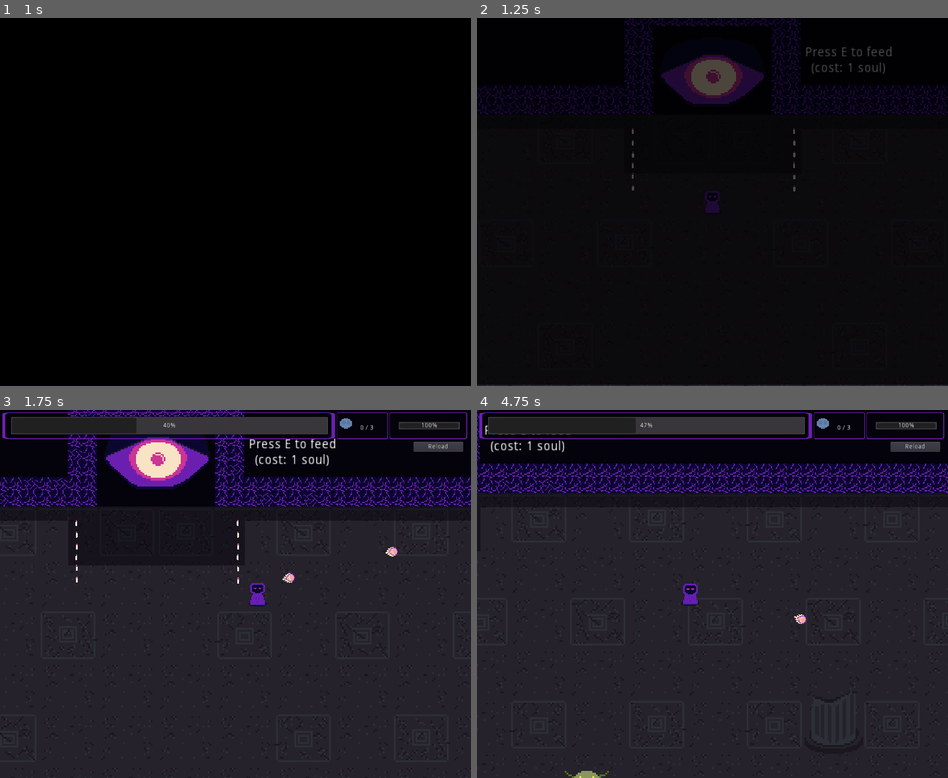
Above: before the commit, frames 1-4 (two rows, left to right).
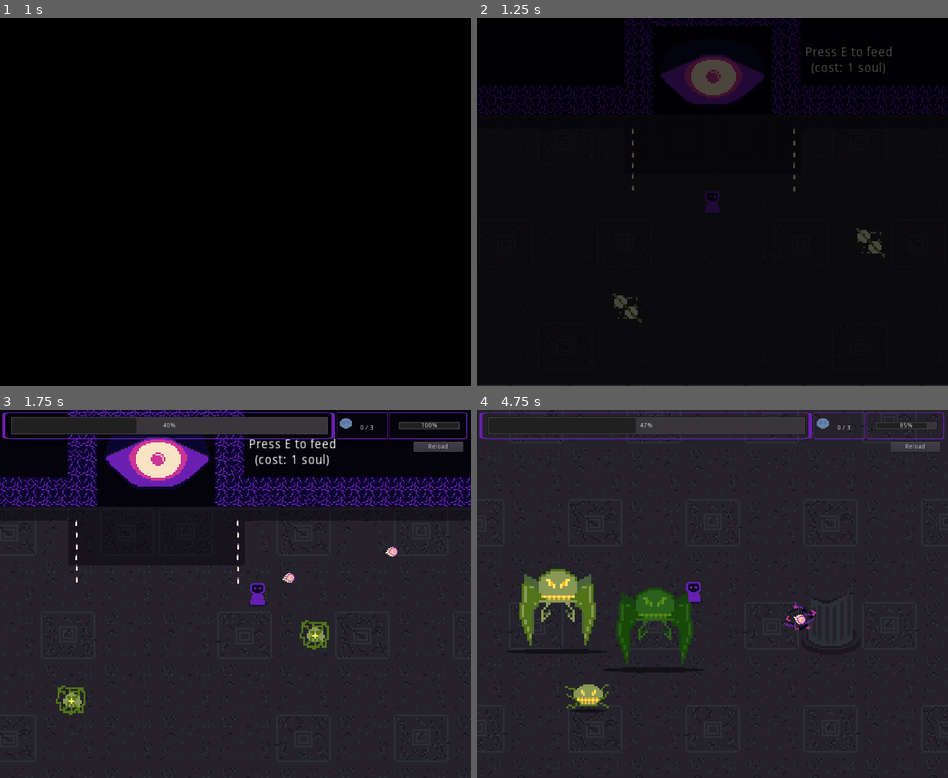
Above: after the commit, the same moments.

Repository: LeoCal4/LD46-Sanjuro-Game
Game: Godot game, scene res://Menu/Menu.tscn
Two runs of this game, one before a commit and one after it. Both use one fixed random seed, a clock stepped at 60 frames per second and the inputs below. The engine's default icon, where the game draws it, is replaced by a stand-in: a white triangle on a blue panel in a dark square.
Inputs (mouse positions are in pixels of both pictures, inside the frame that each line leads up to):
- Up to frame 1 (1 s): click "START" at 0.5 s
- Up to frame 2 (1.25 s): no input
- Up to frame 3 (1.75 s): tap E (action) at 1.25 s; move the mouse to (339, 575) at 1.27 s; press the mouse at (339, 575) at 1.28 s; hold Right (right) from 1.28 s (still down)
- Up to frame 4 (4.75 s): tap E (action) at 2, 2.1, 2.75, 3.5, 4.25, 4.35 s; move the mouse to (618, 612) at 2.02 s; release Right (right) at 2.03 s; release the mouse at (618, 612) at 2.03 s; hold S (down) 2.03-2.78 s; click (618, 612) at 2.3 s; move the mouse to (759, 513) at 2.77 s; press the mouse at (759, 513) at 2.78 s; hold Right (right) 2.78-3.53 s; move the mouse to (688, 667) at 3.52 s; release the mouse at (688, 667) at 3.53 s; hold Up (up) 3.53-4.28 s; click (688, 667) at 3.6 s; move the mouse to (853, 649) at 4.27 s; press the mouse at (853, 649) at 4.28 s; hold Left (left) from 4.28 s (still down)

Frame 1 is identical in both runs. In frame 2, 0.4% of the frame differs, in the area x 28-87%, y 57-83%; in frame 3, 0.6%; in frame 4, 22%, in the area x 0-100%, y 0-100%.

Commit message:
Added big enemies

Diff:
--- /dev/null
+++ b/Enemy/BiEnemy.gd
@@ -0,0 +1,14 @@
+extends "res://Enemy/Enemy.gd"
+
+
+func _ready():
+	collision_shape = $CollisionShape2D2
+	hp = 350
+	damage = 30
+
+
+func spawn_souls():
+	for i in range(3):
+		var soul = soul_scene.instance()
+		soul.position = position + Vector2(i * 4, i * 4)
+		get_tree().get_root().get_node("/root/Scene1/YSort/").call_deferred('add_child', soul)
--- /dev/null
+++ b/Enemy/BiEnemy.tscn
@@ -0,0 +1,34 @@
+[gd_scene load_steps=6 format=2]
+
+[ext_resource path="res://Enemy/Enemy.tscn" type="PackedScene" id=1]
+[ext_resource path="res://Enemy/BiEnemy.gd" type="Script" id=2]
+[ext_resource path="res://Enemy/BigEnemyTileset.png" type="Texture" id=3]
+[ext_resource path="res://Enemy/BigEnemyWhiteFrame.png" type="Texture" id=4]
+
+[sub_resource type="CircleShape2D" id=1]
+radius = 22.6579
+
+[node name="BigEnemy" instance=ExtResource( 1 )]
+script = ExtResource( 2 )
+MOVE_SPEED = 7
+damage = 30
+
+[node name="Shadow" parent="." index="0"]
+position = Vector2( -0.584168, 19.9784 )
+scale = Vector2( 3.43445, 0.442405 )
+
+[node name="Sprite" parent="." index="2"]
+scale = Vector2( 1.3, 1.3 )
+texture = ExtResource( 3 )
+hframes = 2
+
+[node name="DamageSprite" parent="." index="4"]
+scale = Vector2( 1.3, 1.3 )
+texture = ExtResource( 4 )
+
+[node name="PlayerHitArea" parent="." index="5"]
+scale = Vector2( 2.8, 2.8 )
+
+[node name="CollisionShape2D2" type="CollisionShape2D" parent="." index="8"]
+shape = SubResource( 1 )
+disabled = true
--- /dev/null
+++ b/Enemy/BigRangedEnemy.gd
@@ -0,0 +1,46 @@
+extends "res://Enemy/Enemy.gd"
+
+var bullet_scene = preload("res://Enemy/EnemyBullet/EnemyBullet.tscn")
+
+var bullet_damage = 25
+var shooting_delay = 1
+var time = 0
+
+onready var raycast = $RayCast2D
+
+func _ready():
+	collision_shape = $CollisionShape2D2
+	hp = 250
+	damage = 15
+
+
+func spawn_souls():
+	for i in range(3):
+		var soul = soul_scene.instance()
+		soul.position = position + Vector2(i * 4, i * 4)
+		get_tree().get_root().get_node("/root/Scene1/YSort/").call_deferred('add_child', soul)
+
+
+func _process(delta):
+	time += delta
+	#var player = get_tree().get_nodes_in_group('player')[0]
+	if !is_instance_valid(target) or target.is_queued_for_deletion():
+		if !SceneLoader.is_loading_scene:
+			target = get_tree().get_nodes_in_group('player')[0]
+		return
+	if (target.global_position.distance_to(global_position)) >= 200 and time >= shooting_delay and can_attack:
+		var direction = (target.global_position - global_position).normalized()
+		raycast.cast_to = direction * 200
+		raycast.force_raycast_update()
+		if raycast.get_collider() == target:
+			var bullet = bullet_scene.instance()
+			bullet.position = self.global_position
+			direction = (target.global_position - self.global_position).normalized()
+			bullet.direction = direction
+			bullet.parent = self
+			bullet.damage = bullet_damage
+			bullet.scale *= 2
+			get_tree().get_root().get_node("/root/Scene1/YSort/").add_child(bullet)
+			if Globals.sound:
+				$ShootSound.play()
+			time = 0
--- /dev/null
+++ b/Enemy/BigRangedEnemy.tscn
@@ -0,0 +1,26 @@
+[gd_scene load_steps=4 format=2]
+
+[ext_resource path="res://Enemy/BiEnemy.tscn" type="PackedScene" id=1]
+[ext_resource path="res://Enemy/BigRangedEnemy.gd" type="Script" id=2]
+[ext_resource path="res://Sounds/EnemyShoot.wav" type="AudioStream" id=3]
+
+[node name="BigRangedEnemy" index="0" instance=ExtResource( 1 )]
+script = ExtResource( 2 )
+MOVE_SPEED = 5
+damage = 20
+
+[node name="CollisionShape2D" parent="." index="1"]
+visible = false
+scale = Vector2( 1, 1 )
+
+[node name="Sprite" parent="." index="2"]
+modulate = Color( 0.309804, 0.631373, 0.309804, 1 )
+
+[node name="RayCast2D" type="RayCast2D" parent="." index="9"]
+cast_to = Vector2( 0, 1 )
+collision_mask = 7
+
+[node name="ShootSound" type="AudioStreamPlayer" parent="." index="10"]
+stream = ExtResource( 3 )
+volume_db = -10.0
+pitch_scale = 0.6
--- a/Enemy/Enemy.gd
+++ b/Enemy/Enemy.gd
@@ -1,6 +1,6 @@
 extends KinematicBody2D
 
-const MOVE_SPEED = 5
+export var MOVE_SPEED = 5
 const MAX_SPEED = 100
 const FULL_HP = 100
 const FRICTION = 0
@@ -12,10 +12,11 @@
 onready var sprite = $Sprite
 onready var damage_sprite = $DamageSprite
 onready var anim_player = $AnimationPlayer
+onready var collision_shape = $CollisionShape2D
 
 var target
 var hp = FULL_HP setget set_hp
-var damage = 20
+export var damage = 20
 var motion
 var acceleration
 var knockback
@@ -31,7 +32,7 @@
 	acceleration = Vector2.ZERO
 	knockback = Vector2.ZERO
 	connect("camera_shake_requested", get_tree().get_nodes_in_group('camera')[0], 'shake')
-	$CollisionShape2D.disabled = true
+	collision_shape.disabled = true
 	if !map_navigation:
 		map_navigation = get_tree().get_nodes_in_group('navigation2d')[0]
 
@@ -49,7 +50,7 @@
 		if !SceneLoader.is_loading_scene:
 			target = get_tree().get_nodes_in_group('player')[0]
 		return
-	if (target.global_position.distance_to(starting_point)) >= 1000 or !is_instance_valid(map_navigation) or !map_navigation.has_method("get_simple_path"):
+	if !is_instance_valid(map_navigation) or !map_navigation.has_method("get_simple_path") or (target.global_position.distance_to(starting_point)) >= 1000:
 		return
 	var path_to_player = map_navigation.get_simple_path(starting_point, target.global_position)
 	var move_distance = MOVE_SPEED * delta
@@ -65,7 +66,12 @@
 		move_distance -= distance_to_next_point
 		starting_point = path_to_player[point]
 	if motion != Vector2() and !anim_player.is_playing():
-		anim_player.play('move')
+		play_move_animation()
+
+
+func play_move_animation():
+	anim_player.play('move')
+
 
 func receive_damage(damage_received, knockback_direction, source):
 	if !can_be_damaged:
@@ -85,11 +91,14 @@
 	damage_sprite.visible = false
 
 func die():
+	spawn_souls()
+	Globals.add_enemy_killed()
+	queue_free()
+
+func spawn_souls():
 	var soul = soul_scene.instance()
 	soul.position = position
 	get_tree().get_root().get_node("/root/Scene1/YSort/").call_deferred('add_child', soul)
-	Globals.add_enemy_killed()
-	queue_free()
 
 func set_hp(damage):
 	hp -= damage
@@ -108,7 +117,7 @@
 	can_attack = true
 	can_move = true
 	can_be_damaged = true
-	$CollisionShape2D.disabled = false
+	collision_shape.disabled = false
 	$Spawn.visible = false
-	$Sprite.visible = true
+	sprite.visible = true
 	$Shadow.visible = true
--- a/Enemy/Enemy.tscn
+++ b/Enemy/Enemy.tscn
@@ -8,13 +8,11 @@
 [ext_resource path="res://Enemy/EnemySpawnAnimation.png" type="Texture" id=6]
 
 [sub_resource type="CircleShape2D" id=1]
-radius = 7.70517
 
 [sub_resource type="Animation" id=2]
 resource_name = "move"
 length = 0.3
 loop = true
-step = 0.15
 tracks/0/type = "value"
 tracks/0/path = NodePath("Sprite:frame")
 tracks/0/interp = 1
@@ -22,10 +20,10 @@
 tracks/0/imported = false
 tracks/0/enabled = true
 tracks/0/keys = {
-"times": PoolRealArray( 0, 0.15 ),
-"transitions": PoolRealArray( 1, 1 ),
+"times": PoolRealArray( 0, 0.1, 0.2, 0.3 ),
+"transitions": PoolRealArray( 1, 1, 1, 1 ),
 "update": 1,
-"values": [ 1, 0 ]
+"values": [ 0, 1, 2, 3 ]
 }
 
 [sub_resource type="Animation" id=4]
@@ -77,11 +75,12 @@
 frame = 7
 
 [node name="CollisionShape2D" type="CollisionShape2D" parent="."]
-visible = false
 position = Vector2( 0, 0.511547 )
+scale = Vector2( 0.8, 0.8 )
 shape = SubResource( 1 )
 
 [node name="Sprite" type="Sprite" parent="."]
+visible = false
 texture = ExtResource( 3 )
 vframes = 2
 
@@ -95,6 +94,7 @@
 texture = ExtResource( 4 )
 
 [node name="PlayerHitArea" type="Area2D" parent="."]
+scale = Vector2( 1.3, 1.1 )
 
 [node name="CollisionShape2D" type="CollisionShape2D" parent="PlayerHitArea"]
 shape = SubResource( 3 )
--- a/Scene1.tscn
+++ b/Scene1.tscn
@@ -10,18 +10,20 @@
 [ext_resource path="res://Player/Player.tscn" type="PackedScene" id=8]
 [ext_resource path="res://Enemy/RangedEnemy.tscn" type="PackedScene" id=9]
 [ext_resource path="res://Floor/Column.tscn" type="PackedScene" id=10]
-[ext_resource path="res://SoulSacrificeArea.gd" type="Script" id=11]
-[ext_resource path="res://EnemySpawner.tscn" type="PackedScene" id=12]
-[ext_resource path="res://Sounds/LD45music.wav" type="AudioStream" id=13]
-[ext_resource path="res://ItemSpawner.gd" type="Script" id=14]
-[ext_resource path="res://Item/Boots.tscn" type="PackedScene" id=15]
-[ext_resource path="res://Item/Bow.tscn" type="PackedScene" id=16]
-[ext_resource path="res://Item/DamageUp.tscn" type="PackedScene" id=17]
-[ext_resource path="res://Item/SoulContainer.tscn" type="PackedScene" id=18]
-[ext_resource path="res://Doors/Door.tscn" type="PackedScene" id=19]
-[ext_resource path="res://Doors/DoorRight.tscn" type="PackedScene" id=20]
-[ext_resource path="res://Doors/DoorCenter.tscn" type="PackedScene" id=21]
-[ext_resource path="res://RoomBlocks.gd" type="Script" id=22]
+[ext_resource path="res://Enemy/BiEnemy.tscn" type="PackedScene" id=11]
+[ext_resource path="res://Enemy/BigRangedEnemy.tscn" type="PackedScene" id=12]
+[ext_resource path="res://SoulSacrificeArea.gd" type="Script" id=13]
+[ext_resource path="res://EnemySpawner.tscn" type="PackedScene" id=14]
+[ext_resource path="res://Sounds/LD45music.wav" type="AudioStream" id=15]
+[ext_resource path="res://ItemSpawner.gd" type="Script" id=16]
+[ext_resource path="res://Item/Boots.tscn" type="PackedScene" id=17]
+[ext_resource path="res://Item/Bow.tscn" type="PackedScene" id=18]
+[ext_resource path="res://Item/DamageUp.tscn" type="PackedScene" id=19]
+[ext_resource path="res://Item/SoulContainer.tscn" type="PackedScene" id=20]
+[ext_resource path="res://Doors/Door.tscn" type="PackedScene" id=21]
+[ext_resource path="res://Doors/DoorRight.tscn" type="PackedScene" id=22]
+[ext_resource path="res://Doors/DoorCenter.tscn" type="PackedScene" id=23]
+[ext_resource path="res://RoomBlocks.gd" type="Script" id=24]
 
 [sub_resource type="NavigationPolygon" id=1]
 vertices = PoolVector2Array( -1255.26, 600.689, -1141.28, 549.784, -840.132, 547.884, -747.032, 548.834, -718.109, 593. …(1232 unchanged characters)…
@@ -52,6 +54,7 @@
 }
 
 [node name="Shadows" type="Node2D" parent="."]
+editor/display_folded = true
 
 [node name="Shadow" type="Sprite" parent="Shadows"]
 modulate = Color( 1, 1, 1, 0.470588 )
@@ -289,7 +292,6 @@
 position = Vector2( 783.679, -13.1918 )
 
 [node name="YSort" type="YSort" parent="."]
-editor/display_folded = true
 __meta__ = {
 "_edit_lock_": true
 }
@@ -341,6 +343,15 @@
 editor/display_folded = true
 position = Vector2( -650.756, 215.648 )
 
+[node name="BigEnemy" parent="YSort" instance=ExtResource( 11 )]
+position = Vector2( 690.93, 244.375 )
+
+[node name="BigRangedEnemy" parent="YSort" instance=ExtResource( 12 )]
+position = Vector2( 955.656, 173.344 )
+scale = Vector2( 2, 2 )
+collision_layer = 2
+collision_mask = 5
+
 [node name="Navigation2D" type="Navigation2D" parent="." groups=[
 "navigation2d",
 ]]
Binary file added: Enemy/BigEnemyWhiteFrame.png
Not shown, added: Enemy/BigEnemyWhiteFrame.png.import
Not shown: 4 places in Scene1.tscn that only renumber resources
